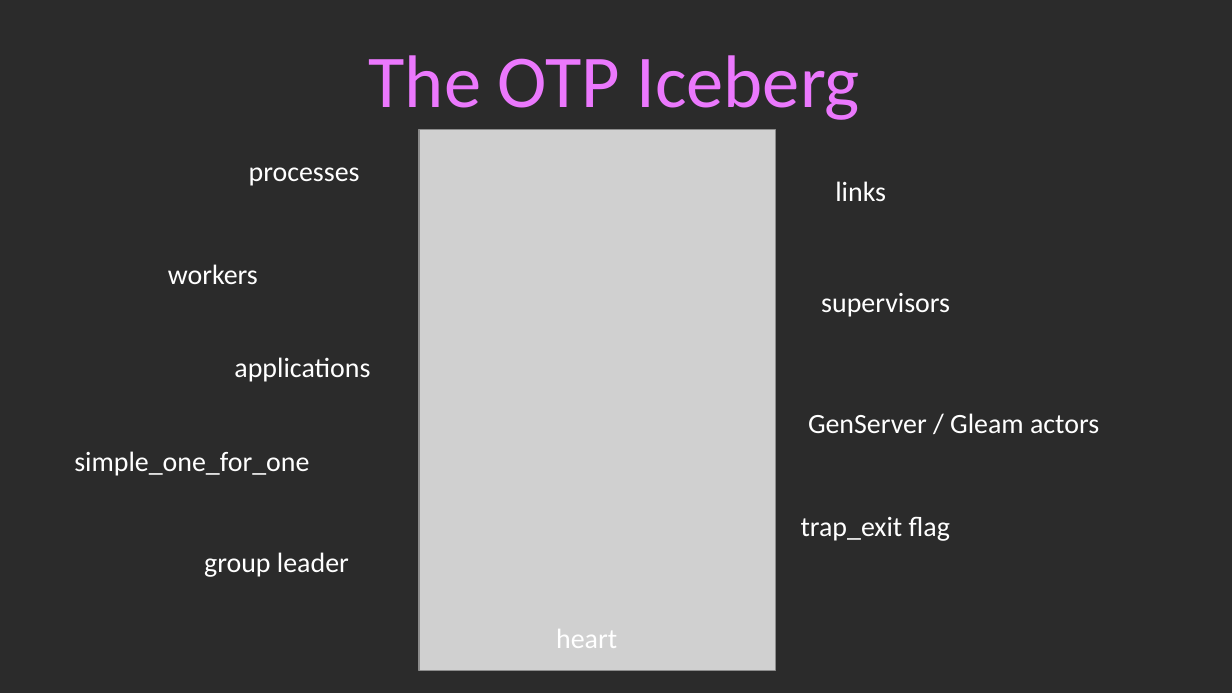
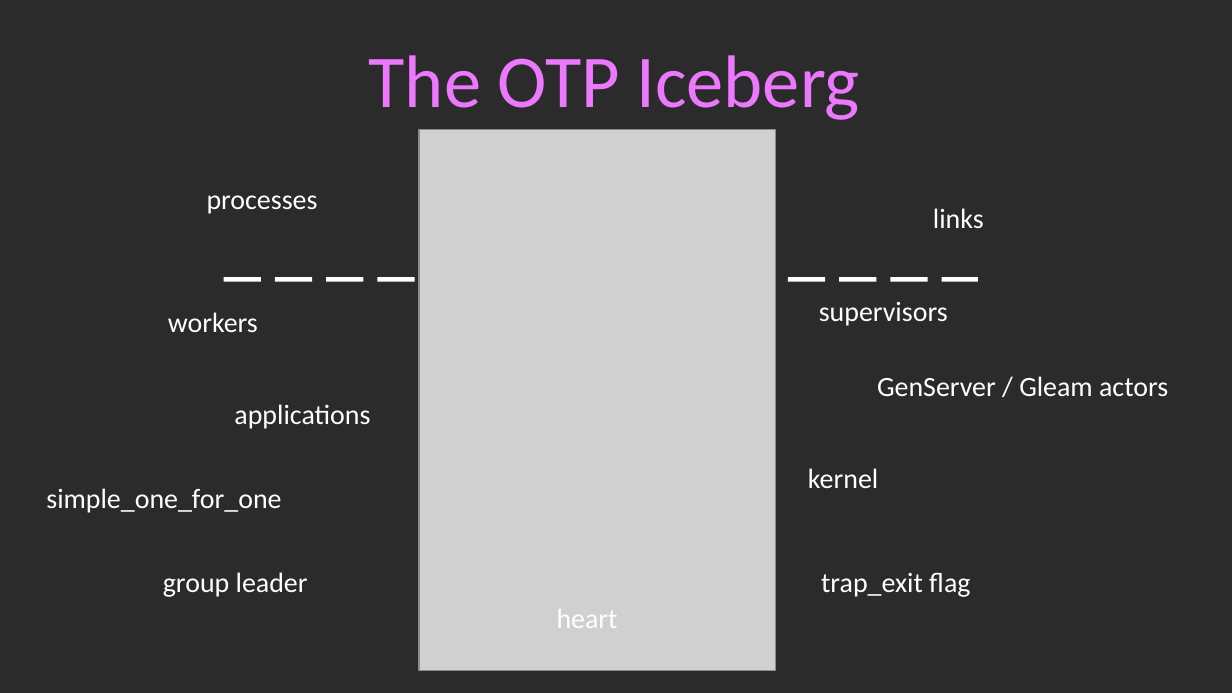
Before and after one commit to guillheu/Presentations, a slide deck: slide 6 of 2026/Code Beam Europe/Asterism.odp (slide 5 before the commit). Drawn at 1232x693 pixels with LibreOffice and Linux fonts; fonts in the diff are those of the drawing; grey boxes stand for pictures; background and template pictures are left out; a plain dark background stands for a picture behind light text. Boxes give left, top, right and bottom in pixels: in the first picture for what was removed or moved away, otherwise in the second. Text is boxed around its words. In the diff, an @@ line names an element or a change of style, - is before the commit and + after.

```diff
--- a/2026/Code Beam Europe/Asterism.odp
+++ b/2026/Code Beam Europe/Asterism.odp
@@ text "processes" moved from (x1=249, y1=167, x2=360, y2=186) to (x1=207, y1=195, x2=318, y2=214) @@
@@ text "links" moved from (x1=835, y1=181, x2=886, y2=201) to (x1=933, y1=208, x2=984, y2=228) @@
@@ text "workers" moved from (x1=168, y1=264, x2=258, y2=284) to (x1=168, y1=312, x2=258, y2=332) @@
@@ line added from (224, 279) to (978, 279), #FFFFFF 3 pt dashed @@
@@ text "supervisors" moved from (x1=821, y1=293, x2=950, y2=317) to (x1=819, y1=302, x2=948, y2=326) @@
@@ text "GenServer / Gleam actors" moved from (x1=808, y1=413, x2=1099, y2=433) to (x1=877, y1=376, x2=1168, y2=396) @@
@@ text "applications" moved from (x1=234, y1=357, x2=370, y2=382) to (x1=234, y1=404, x2=370, y2=429) @@
@@ text "simple_one_for_one" moved from (x1=74, y1=451, x2=309, y2=476) to (x1=46, y1=488, x2=281, y2=513) @@
@@ text added at (x1=808, y1=468, x2=878, y2=488), 18 pt, text #FFFFFF @@
+kernel
@@ text "group leader" moved from (x1=204, y1=552, x2=349, y2=577) to (x1=163, y1=572, x2=308, y2=597) @@
@@ text "trap_exit flag" moved from (x1=801, y1=516, x2=950, y2=541) to (x1=821, y1=572, x2=970, y2=597) @@
@@ text "heart" moved from (x1=556, y1=629, x2=617, y2=648) to (x1=557, y1=609, x2=618, y2=628) @@
```
Also in this commit, not shown: 3 other slides changed, 1 slide added, 2 other files.
